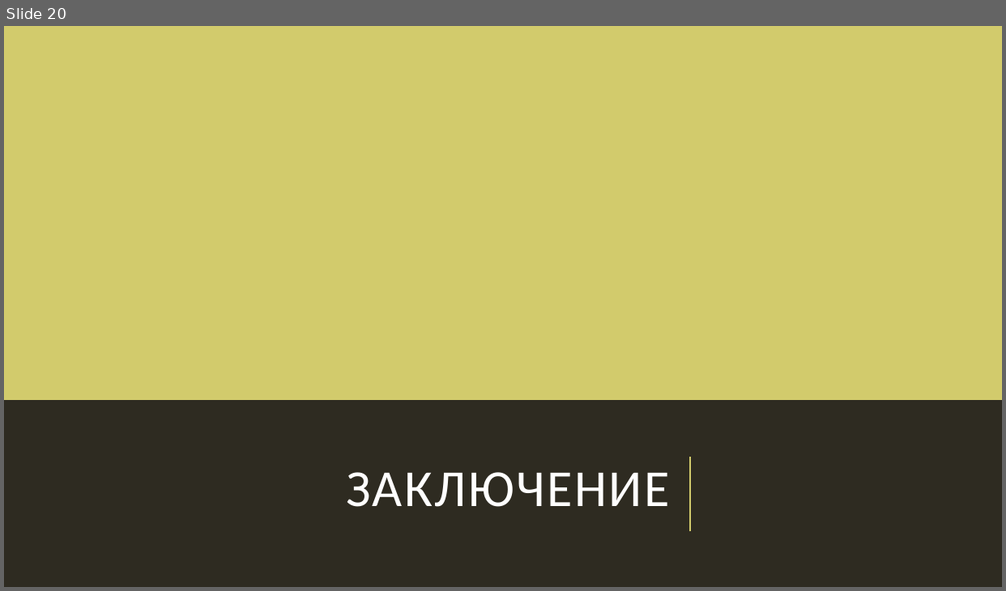
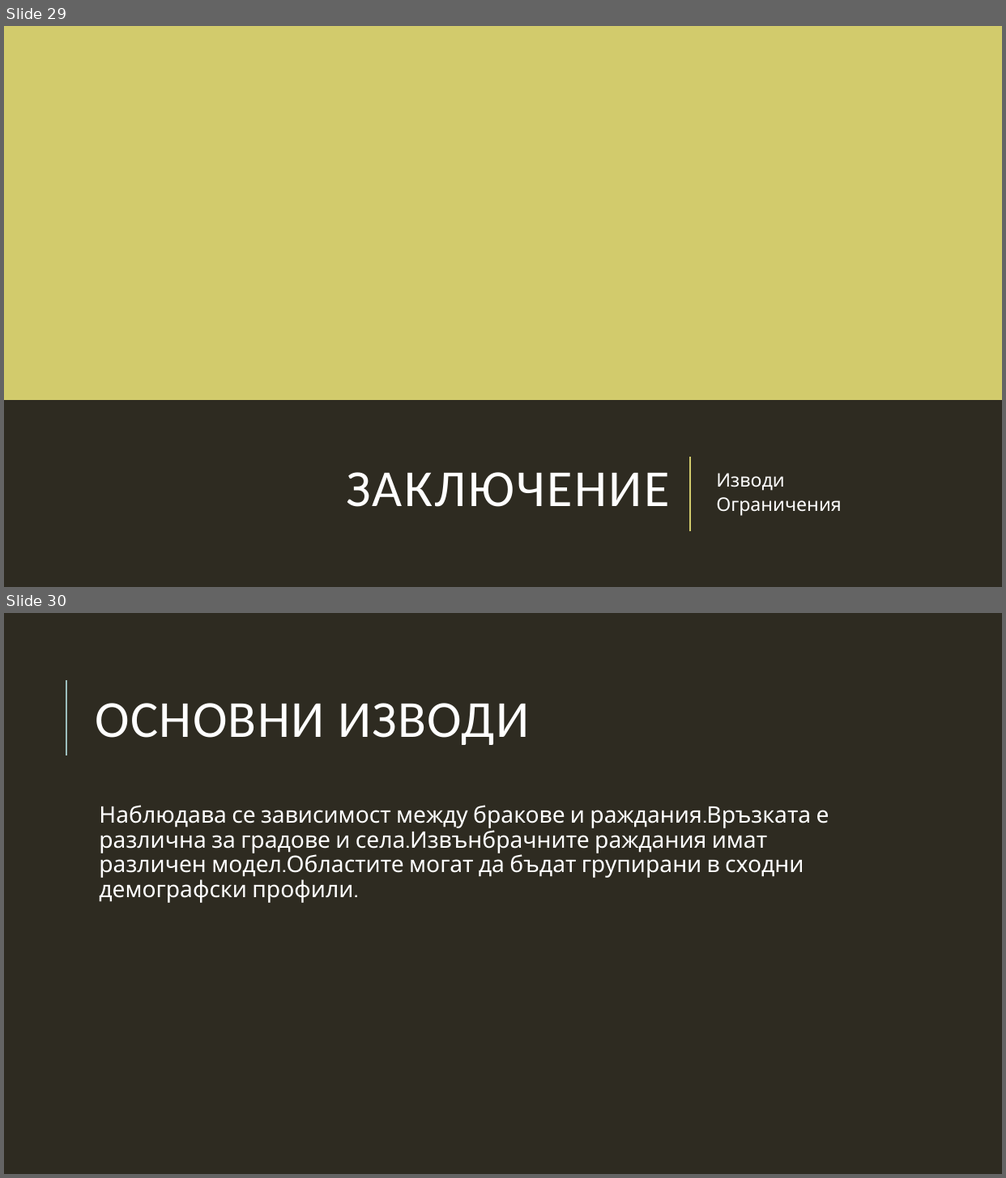
Before and after one commit to sarabadjieva/MITM322_DataMining, a slide deck: Анализ.pptx. Shown one above the other, each under a label of ours: slide 20 before the commit, slides 29 and 30 after it. The pictures are 1006x591 and 1006x1178 pixels, drawn with LibreOffice and Linux fonts; fonts in the diff are those of the drawing. Boxes give left, top, right and bottom in pixels: in the first picture for what was removed or moved away, otherwise in the second. Text is boxed around its words. In the diff, an @@ line names an element or a change of style, - is before the commit and + after.

```diff
--- a/Анализ.pptx
+++ b/Анализ.pptx
@@ slide 30 added at (4, 613, 1002, 1174), background #2E2B21 @@
@@ line added from (66, 756) to (66, 680), #9CBEBD 1.5 pt @@
@@ title added at (96, 703, 529, 745), 50 pt, text #FFFFFF @@
+ОСНОВНИ ИЗВОДИ
@@ text added at (99, 805, 829, 903), 22 pt, text #FFFFFF @@
+  Наблюдава се зависимост между бракове и раждания.Връзката е различна за градове и села.Извънбрачните раждания имат различен модел.Областите могат да бъдат групирани в сходни демографски профили.
@@ what was slide 20 is now slide 29 @@
@@ slide 29 changed as well @@
@@ text added at (716, 473, 841, 516), 18 pt, text #FFFFFF @@
+Изводи
+Ограничения
```
Also in this commit, not shown: 7 other slides changed, 23 other slides added, 12 slides removed, 2 other files.
